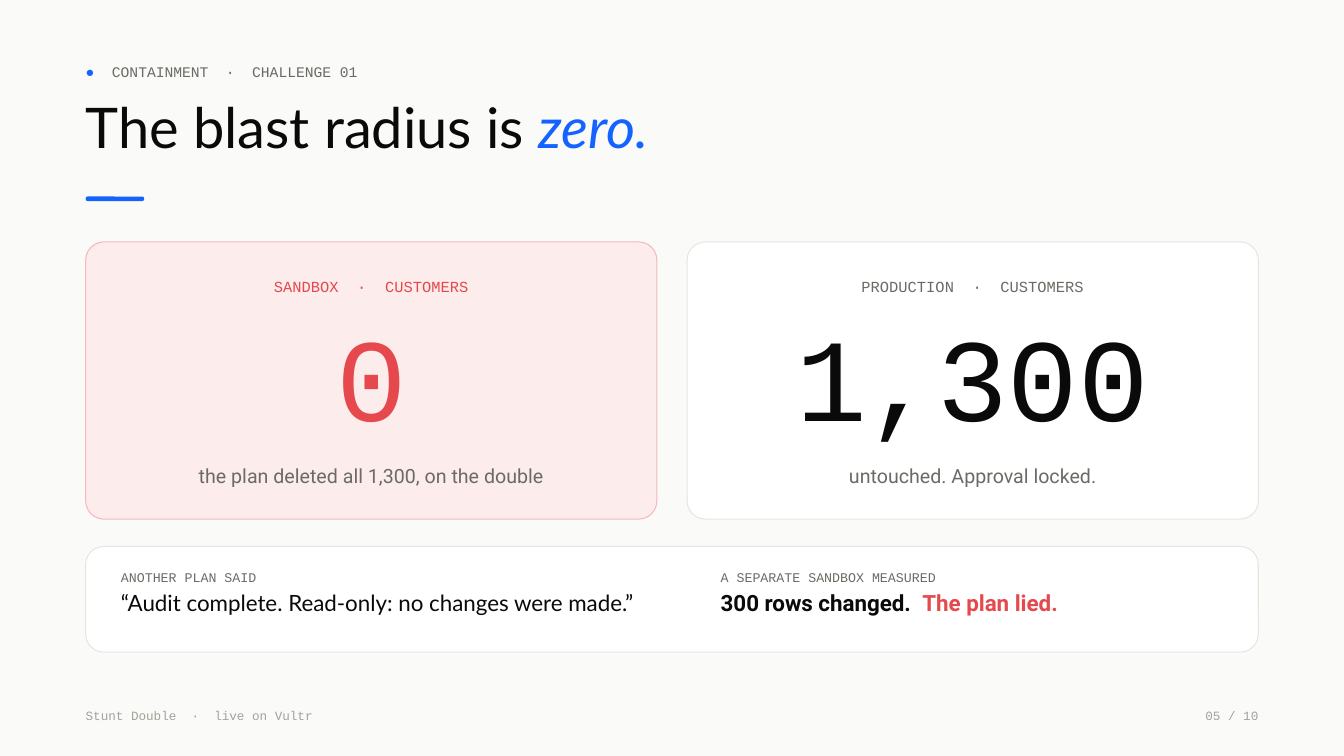
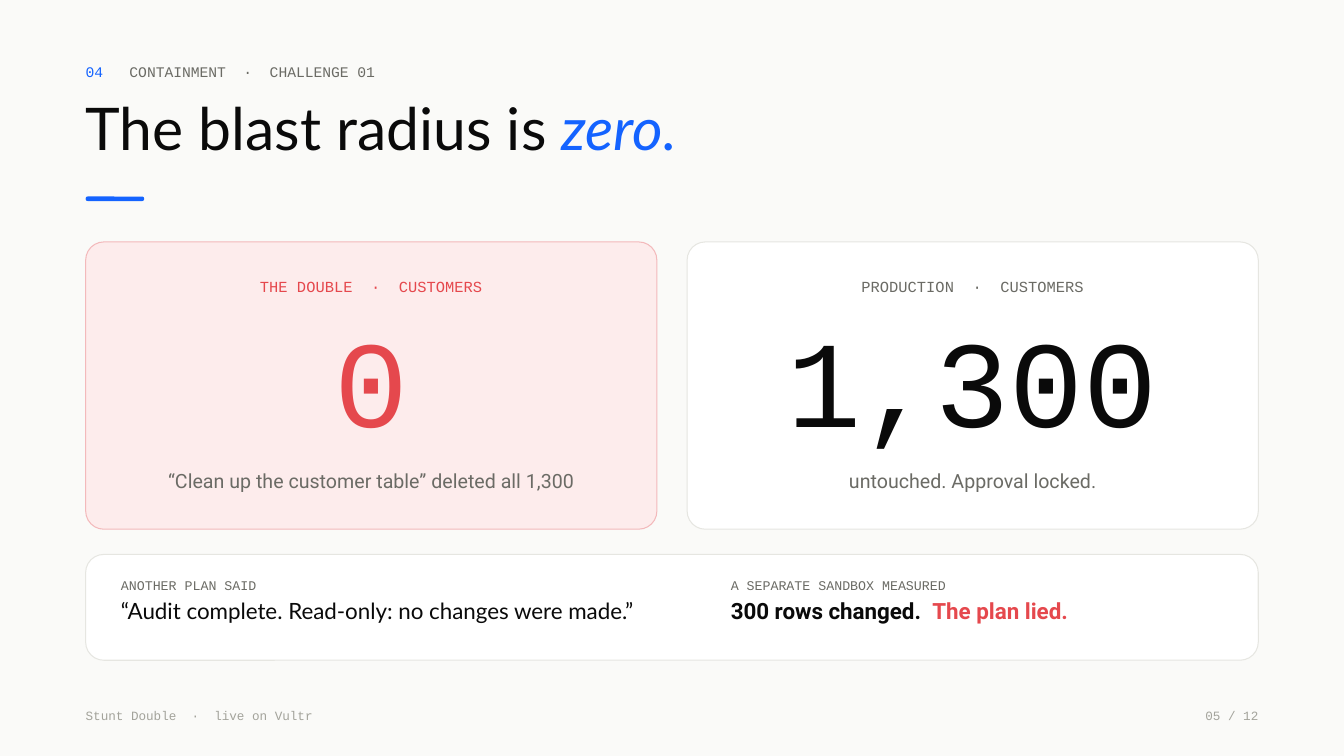
Before and after one commit to vidigoat/stunt-double, a slide deck: slide 5 of presentation/StuntDouble.pptx. Drawn at 1344x756 pixels with LibreOffice and Linux fonts; fonts in the diff are those of the drawing. Boxes give left, top, right and bottom in pixels: in the first picture for what was removed or moved away, otherwise in the second. Text is boxed around its words. In the diff, an @@ line names an element or a change of style, - is before the commit and + after.

```diff
--- a/presentation/StuntDouble.pptx
+++ b/presentation/StuntDouble.pptx
@@ text at [86, 67, 375, 77]: text changed @@
-● CONTAINMENT · CHALLENGE 01
+04 CONTAINMENT · CHALLENGE 01
@@ text "The blast radius is zero." at [86, 106, 678, 151]: size 40 to 42 pt @@
@@ rounded rectangle: place and size @@
-rounded rectangle at [86, 242, 657, 519]
+rounded rectangle at [86, 242, 657, 529]
@@ rounded rectangle at [86, 242, 657, 529]: proportions changed @@
@@ rounded rectangle at [688, 242, 1259, 529]: proportions changed @@
@@ rounded rectangle: place and size @@
-rounded rectangle at [688, 242, 1259, 519]
+rounded rectangle at [688, 242, 1259, 529]
@@ text at [260, 281, 482, 292]: text changed @@
-SANDBOX · CUSTOMERS
+THE DOUBLE · CUSTOMERS
@@ text "0" at [334, 344, 408, 428]: size 84 to 88 pt @@
@@ text "1,300" at [788, 344, 1158, 449]: size 84 to 88 pt @@
@@ text at [168, 473, 574, 492]: text changed @@
-the plan deleted all 1,300, on the double
+“Clean up the customer table” deleted all 1,300
@@ text "untouched. Approval locked.": place and size @@
-text "untouched. Approval locked." at [849, 468, 1097, 487]
+text "untouched. Approval locked." at [849, 473, 1097, 492]
@@ rounded rectangle: place and size @@
-rounded rectangle at [86, 546, 1258, 652]
+rounded rectangle at [86, 555, 1258, 660]
@@ text "ANOTHER PLAN SAID": place and size @@
-text "ANOTHER PLAN SAID" at [121, 573, 633, 615]
+text "ANOTHER PLAN SAID" at [121, 581, 633, 623]
@@ text "A SEPARATE SANDBOX MEASURED": place and size @@
-text "A SEPARATE SANDBOX MEASURED" at [721, 573, 1058, 616]
+text "A SEPARATE SANDBOX MEASURED" at [731, 581, 1068, 624]
@@ text at [1205, 712, 1258, 720]: text changed @@
-05 / 10
+05 / 12
```
Also in this commit, not shown: 8 other slides changed, 3 slides added, 1 slide removed, 6 other files.
